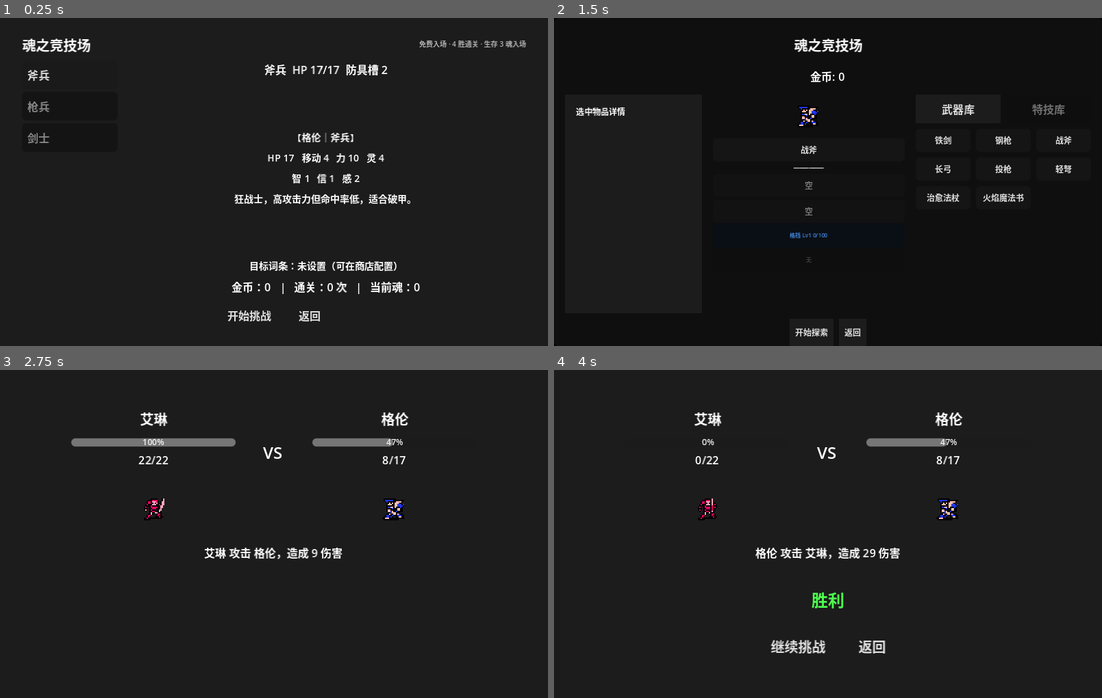
Above: before the commit, frames 1-4 (two rows, left to right).
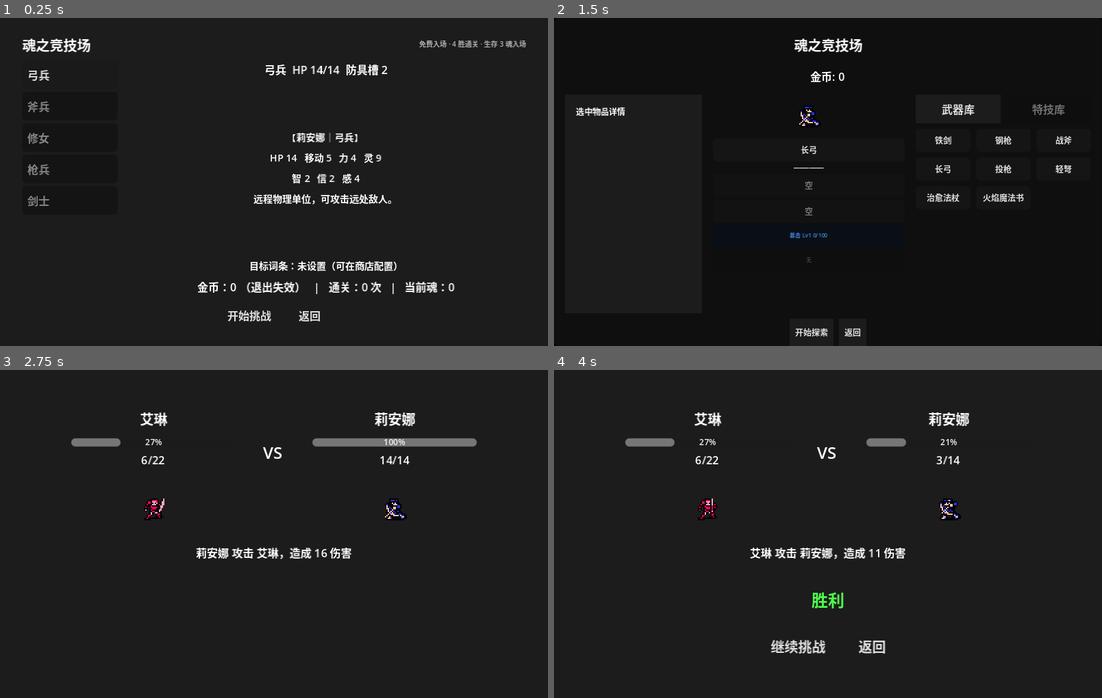
Above: after the commit, the same moments.

Repository: ZhuXilin/Dev_Project_260730
Game: Godot game, scene res://content/scenes/ui/Arena.tscn
The game is run twice, just before and just after one commit, with the same random seed, the same clock (stepped at 60 frames per second) and the same inputs. This scene is started directly instead of the project's main scene. Sound files missing from this copy of the repository are replaced by a short silence.
Inputs (mouse positions are in pixels of both pictures, inside the frame that each line leads up to):
- Up to frame 1 (0.25 s): no input
- Up to frame 2 (1.5 s): click "开始挑战" at 0.5 s; click "开始挑战" at 1.25 s
- Up to frame 3 (2.75 s): click "开始探索" at 2 s
- Up to frame 4 (4 s): click "斧兵" at 2.75 s; tap Enter at 3.5 s; move the mouse to (948, 517) at 3.52 s; hold Up from 3.53 s (still down); tap 0 at 3.6 s; click (948, 517) at 3.67 s

The runs differ from the first frame. In frame 1, 2.5% of the frame differs, in the area x 5-83%, y 14-85%; in frame 2, 0.2%; in frame 3, 2.1%; in frame 4, 1.5%.

Commit message:
Bug fixed

Diff:
--- a/content/data/unit_data.json
+++ b/content/data/unit_data.json
@@ -13,14 +13,14 @@
 	"soul_weapon": "soul_sword",
 	"sacrifice_buff": {
 	  "type": "attack_percent",
-	  "value": 0.15,
-	  "display": "全队攻击 +15%"
+	  "value": 0.20,
+	  "display": "全队攻击 +20%"
 	},
 	"advanced_class": {
 	  "id": "swordsman_hero", "name": "剑圣",
 	  "description": "疾风剑术，暴击强化",
 	  "stat_bonus": { "max_hp": 5, "dexterity": 3, "strength": 2 },
-	  "granted_talent": "crit",
+	  "granted_talent": "active_charge",
 	  "flavor": "以一人一剑，断千军万马。",
 	  "sprite_frames_path": ""
 	}
@@ -39,14 +39,14 @@
 	"soul_weapon": "soul_lance",
 	"sacrifice_buff": {
 	  "type": "counter_damage_bonus",
-	  "value": 0.30,
-	  "display": "全队反击伤害 +30%"
+	  "value": 0.40,
+	  "display": "全队反击伤害 +40%"
 	},
 	"advanced_class": {
 	  "id": "spearman_dragoon", "name": "龙骑将",
 	  "description": "跃击破空，反击强化",
 	  "stat_bonus": { "max_hp": 4, "strength": 3, "dexterity": 2 },
-	  "granted_talent": "counter_boost",
+	  "granted_talent": "active_pierce",
 	  "flavor": "长枪所指，便是雷光落处。",
 	  "sprite_frames_path": "res://content/images/characters/unit_knight_upgrade_frames.tres"
 	}
@@ -65,8 +65,8 @@
 	"soul_weapon": "soul_axe",
 	"sacrifice_buff": {
 	  "type": "crit_damage_bonus",
-	  "value": 0.30,
-	  "display": "全队暴击伤害 +30%"
+	  "value": 0.40,
+	  "display": "全队暴击伤害 +40%"
 	},
 	"advanced_class": {
 	  "id": "axeman_berserker", "name": "狂战士",
@@ -91,8 +91,8 @@
 	"soul_weapon": "soul_bow",
 	"sacrifice_buff": {
 	  "type": "crit_damage_bonus",
-	  "value": 0.15,
-	  "display": "全队暴击伤害 +15%"
+	  "value": 0.20,
+	  "display": "全队暴击伤害 +20%"
 	},
 	"advanced_class": {
 	  "id": "archer_sniper", "name": "神射手",
@@ -117,14 +117,14 @@
 	"soul_weapon": "soul_javelin",
 	"sacrifice_buff": {
 	  "type": "counter_damage_bonus",
-	  "value": 0.20,
-	  "display": "全队反击伤害 +20%"
+	  "value": 0.25,
+	  "display": "全队反击伤害 +25%"
 	},
 	"advanced_class": {
 	  "id": "pegasus_valkyrie", "name": "女武神",
 	  "description": "天空之主，暴击猎手",
 	  "stat_bonus": { "max_hp": 5, "dexterity": 3, "strength": 1 },
-	  "granted_talent": "crit",
+	  "granted_talent": "active_dive",
 	  "flavor": "天马嘶鸣，是死者的战歌。",
 	  "sprite_frames_path": ""
 	}
@@ -143,14 +143,14 @@
 	"soul_weapon": "soul_tome",
 	"sacrifice_buff": {
 	  "type": "attack_percent",
-	  "value": 0.20,
-	  "display": "全队攻击 +20%"
+	  "value": 0.25,
+	  "display": "全队攻击 +25%"
 	},
 	"advanced_class": {
 	  "id": "mage_archmage", "name": "大魔导",
 	  "description": "奥术极致，法术连击",
 	  "stat_bonus": { "max_hp": 3, "intelligence": 4, "faith": 1 },
-	  "granted_talent": "spell_chain",
+	  "granted_talent": "active_fireball",
 	  "flavor": "元素皆是我意志的延伸。",
 	  "sprite_frames_path": ""
 	}
@@ -169,14 +169,14 @@
 	"soul_weapon": "soul_staff",
 	"sacrifice_buff": {
 	  "type": "heal_bonus",
-	  "value": 0.30,
-	  "display": "全队治疗量 +30%"
+	  "value": 0.40,
+	  "display": "全队治疗量 +40%"
 	},
 	"advanced_class": {
 	  "id": "cleric_saint", "name": "圣者",
 	  "description": "神恩眷顾，治疗强化",
 	  "stat_bonus": { "max_hp": 5, "faith": 4, "intelligence": 1 },
-	  "granted_talent": "heal_boost",
+	  "granted_talent": "active_mass_heal",
 	  "flavor": "以我血肉，换你重生。",
 	  "sprite_frames_path": ""
 	}
@@ -195,8 +195,8 @@
 	"soul_weapon": "soul_dragonstone",
 	"sacrifice_buff": {
 	  "type": "damage_reduction",
-	  "value": 0.10,
-	  "display": "全队减伤 +10%"
+	  "value": 0.15,
+	  "display": "全队减伤 +15%"
 	},
 	"advanced_class": {
 	  "id": "dragonborn_dragonlord", "name": "龙领主",
@@ -221,14 +221,14 @@
 	"soul_weapon": "soul_blade",
 	"sacrifice_buff": {
 	  "type": "defense_flat",
-	  "value": 2,
-	  "display": "全队防御 +2"
+	  "value": 3,
+	  "display": "全队防御 +3"
 	},
 	"advanced_class": {
 	  "id": "armored_paladin", "name": "圣骑士",
 	  "description": "神盾铁壁，反弹一切",
 	  "stat_bonus": { "max_hp": 12, "strength": 3, "faith": 2 },
-	  "granted_talent": "parry",
+	  "granted_talent": "active_taunt",
 	  "flavor": "我的盾，就是神的旨意。",
 	  "sprite_frames_path": "res://content/images/characters/unit_heavyarmored_upgrade_frames.tres"
 	}
--- a/content/data/unit_unlock.json
+++ b/content/data/unit_unlock.json
@@ -2,11 +2,11 @@
   "default_unlocked": [
 	"swordsman",
 	"spearman",
-    "axeman"
+	"axeman",
+	"archer",
+	"cleric"
   ],
   "unlock_costs": {
-	"archer": 30,
-	"cleric": 40,
 	"pegasus": 50,
 	"mage": 60,
 	"armored": 120,
--- a/content/scenes/levels/maplayout/MapLayoutDefault.tres
+++ b/content/scenes/levels/maplayout/MapLayoutDefault.tres
@@ -1,8 +1,8 @@
-[gd_resource type="Resource" script_class="MapLayout" format=3 uid="uid://kxl3bgkss033"]
+[gd_resource type="Resource" script_class="MapLayout" format=3]
 
-[ext_resource type="Script" uid="uid://bxty2awrl8vnm" path="res://function/resource/MapLayout.gd" id="1_layout"]
-[ext_resource type="Script" uid="uid://4nvpnev86piy" path="res://function/resource/MapLayoutDay.gd" id="2_day"]
-[ext_resource type="Script" uid="uid://b6ykl5a7xtr3e" path="res://function/resource/MapLayoutNode.gd" id="3_node"]
+[ext_resource type="Script" path="res://function/resource/MapLayout.gd" id="1_layout"]
+[ext_resource type="Script" path="res://function/resource/MapLayoutDay.gd" id="2_day"]
+[ext_resource type="Script" path="res://function/resource/MapLayoutNode.gd" id="3_node"]
 
 [sub_resource type="Resource" id="D1N0"]
 script = ExtResource("3_node")
@@ -124,18 +124,25 @@
 [sub_resource type="Resource" id="D3N0"]
 script = ExtResource("3_node")
 node_type = 6
-position = Vector2(200, 62)
+position = Vector2(200, 90)
 connects_to = Array[int]([1])
 
 [sub_resource type="Resource" id="D3N1"]
 script = ExtResource("3_node")
+node_type = 7
+position = Vector2(200, 62)
+layer = 1
+connects_to = Array[int]([2])
+
+[sub_resource type="Resource" id="Resource_bgprm"]
+script = ExtResource("3_node")
 node_type = 5
 position = Vector2(200, 34)
-layer = 1
+layer = 2
 
 [sub_resource type="Resource" id="D3V1"]
 script = ExtResource("2_day")
-nodes = Array[ExtResource("3_node")]([SubResource("D3N0"), SubResource("D3N1")])
+nodes = Array[ExtResource("3_node")]([SubResource("D3N0"), SubResource("D3N1"), SubResource("Resource_bgprm")])
 
 [resource]
 script = ExtResource("1_layout")
--- a/function/global/TalentManager.gd
+++ b/function/global/TalentManager.gd
@@ -185,6 +185,7 @@
 	var result : Array = []
 	if unit == null:
 		return result
+	# 普通词条槽
 	for inst in unit.talent_slots:
 		if not inst or not inst.is_active:
 			continue
@@ -193,6 +194,12 @@
 			continue
 		if inst.is_ready:
 			result.append(inst.talent_id)
+	# ★ 职业特技（advanced_talent_inst）
+	var adv = unit.advanced_talent_inst
+	if adv and adv.is_active:
+		var data_adv = get_talent_data(adv.talent_id)
+		if data_adv and data_adv.is_active_skill and adv.is_ready:
+			result.append(adv.talent_id)
 	return result
 
 
--- a/function/script/Arena.gd
+++ b/function/script/Arena.gd
@@ -198,13 +198,14 @@
 
 
 func _refresh_streak_label():
+	var gold_hint : String = "（退出失效）"
 	if _phase == Phase.IDLE:
-		streak_label.text = "金币：%d   |   通关：%d 次   |   当前魂：%d" % [
-			_arena_gold, GameState.arena_clear_count, GameState.soul
+		streak_label.text = "金币：%d %s   |   通关：%d 次   |   当前魂：%d" % [
+			_arena_gold, gold_hint, GameState.arena_clear_count, GameState.soul
 		]
 	elif _phase == Phase.SURVIVAL:
-		streak_label.text = "金币：%d   |   生存：%d / %d（不可撤离）   |   本局净：%+d 魂" % [
-			_arena_gold, _survival_round, SURVIVAL_ROUNDS, _get_net_gain()
+		streak_label.text = "金币：%d %s   |   生存：%d / %d（不可撤离）   |   本局净：%+d 魂" % [
+			_arena_gold, gold_hint, _survival_round, SURVIVAL_ROUNDS, _get_net_gain()
 		]
 	else:
 		var next_type : String = "普通"
@@ -212,8 +213,8 @@
 			next_type = "★ 小Boss（付 %d 魂）" % ENTRY_COST_MINI_BOSS
 		elif _streak == 3:
 			next_type = "★ 精英"
-		streak_label.text = "金币：%d   |   进度：%d / %d   |   下一战：%s   |   本局净：%+d 魂" % [
-			_arena_gold, _streak, CLEAR_TARGET, next_type, _get_net_gain()
+		streak_label.text = "金币：%d %s   |   进度：%d / %d   |   下一战：%s   |   本局净：%+d 魂" % [
+			_arena_gold, gold_hint, _streak, CLEAR_TARGET, next_type, _get_net_gain()
 		]
 
 
--- a/function/tool/Checker/BattlefieldChecker.tscn
+++ /dev/null
@@ -1,3 +0,0 @@
-[gd_scene format=3 uid="uid://bxiv4kpis85qy"]
-
-[node name="BattlefieldChecker" type="Node2D" unique_id=1841044051]
--- a/function/tool/Checker/ChapelChecker.tscn
+++ /dev/null
@@ -1,3 +0,0 @@
-[gd_scene format=3 uid="uid://bxmr4aboylrao"]
-
-[node name="BattlefieldChecker" type="Node2D" unique_id=1841044051]
--- a/function/tool/Checker/EquipmentChecker.tscn
+++ /dev/null
@@ -1,3 +0,0 @@
-[gd_scene format=3 uid="uid://dcjejtktxtljk"]
-
-[node name="BattlefieldChecker" type="Node2D" unique_id=1841044051]
--- a/function/tool/Checker/TreasureChecker.tscn
+++ /dev/null
@@ -1,3 +0,0 @@
-[gd_scene format=3 uid="uid://cy42nsf7smtub"]
-
-[node name="BattlefieldChecker" type="Node2D" unique_id=1841044051]
--- a/function/tool/Editor/MapLayoutEditor.gd
+++ b/function/tool/Editor/MapLayoutEditor.gd
@@ -803,7 +803,7 @@
 	_hint_label.offset_top = -14
 	_hint_label.offset_left = 6
 	_hint_label.add_theme_font_size_override("font_size", 6)
-	_hint_label.text = "左键=创建/拖动 | 中键=删节点/删连线 | 右键=改类型 | 滚轮=滚动"
+	_hint_label.text = "左键=创建/拖动 | 中键=删节点/删连线 | 右键=改类型/空白处=插入层 | 滚轮=滚动"
 	add_child(_hint_label)
 
 	# ========== 画布 ==========
@@ -873,11 +873,13 @@
 				if _current_tool == Tool.EDIT:
 					_create_node_at(local)
 		elif event.button_index == MOUSE_BUTTON_RIGHT:
-			# ★ 编辑模式：右键节点 → 直接弹类型选择
+			# ★ 编辑模式：右键节点 → 弹类型选择；右键空白/间隙 → 插入层
 			if _current_tool == Tool.EDIT:
 				var idx : int = _node_at(local)
 				if idx >= 0:
 					_show_type_picker_popup(idx)
+				else:
+					_try_insert_layer_at_mouse(local)
 		elif event.button_index == MOUSE_BUTTON_MIDDLE:
 			if _current_tool == Tool.EDIT:
 				var idx2 : int = _node_at(local)
@@ -1038,6 +1040,62 @@
 	_refresh_canvas_size()
 	_canvas.queue_redraw()
 
+# ============================================================
+#  插入层
+# ============================================================
+## 判断鼠标位置是否落在"层间隙"，若落则返回插入位置（层号），否则返回 -1
+func _compute_insert_layer_at_y(y: float) -> int:
+	var max_layer : int = _get_max_layer()
+	# 画布范围检查
+	if y < CANVAS_PADDING_TOP - LAYER_HEIGHT * 0.5:
+		return max_layer + 1   # 在最高层之上
+	var bottom_y : float = CANVAS_PADDING_TOP + (max_layer + 1) * LAYER_HEIGHT + LAYER_HEIGHT * 0.5
+	if y > bottom_y:
+		return 0               # 在最低层之下
+
+	var layer_idx : int = _layer_at_y(y)
+	var center_y : float = CANVAS_PADDING_TOP + (max_layer - layer_idx + 0.5) * LAYER_HEIGHT
+	var dist : float = abs(y - center_y)
+
+	# 太靠近节点中心 → 视为点节点，不插入
+	if dist < NODE_H / 2.0 + 2.0:
+		return -1
+
+	# 鼠标在中心上方 → 插到 layer_idx + 1 之上；否则插到 layer_idx 之上
+	if y < center_y:
+		return layer_idx + 1
+	return layer_idx
+
+
+func _try_insert_layer_at_mouse(local: Vector2):
+	var day_layout : MapLayoutDay = _get_current_day_layout()
+	if day_layout == null: return
+
+	var insert_at : int = _compute_insert_layer_at_y(local.y)
+	if insert_at < 0:
+		return  # 点节点上，不插入
+
+	_insert_layer(insert_at)
+
+
+func _insert_layer(insert_at: int):
+	var day_layout : MapLayoutDay = _get_current_day_layout()
+	if day_layout == null: return
+
+	# 所有 layer >= insert_at 的节点，layer += 1
+	for n in day_layout.nodes:
+		if n.layer >= insert_at:
+			n.layer += 1
+
+	# 新建一个 NORMAL 节点，layer = insert_at
+	var n := MapLayoutNode.new()
+	n.node_type = MapNode.NodeType.NORMAL
+	n.layer = insert_at
+	day_layout.nodes.append(n)
+
+	_refresh_canvas_size()
+	_canvas.queue_redraw()
+	print("[MapLayoutEditor] 在 L%d 处插入新层" % insert_at)
 
 func _end_drag(local: Vector2):
 	var day_layout : MapLayoutDay = _get_current_day_layout()
